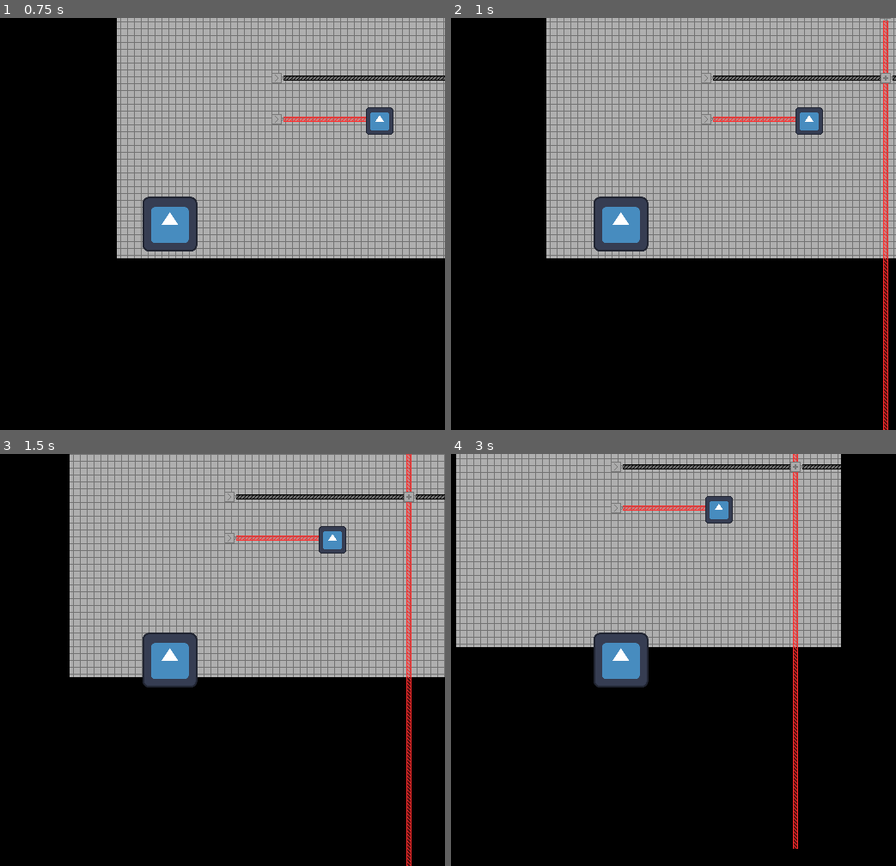
Above: before the commit, frames 1-4 (two rows, left to right).
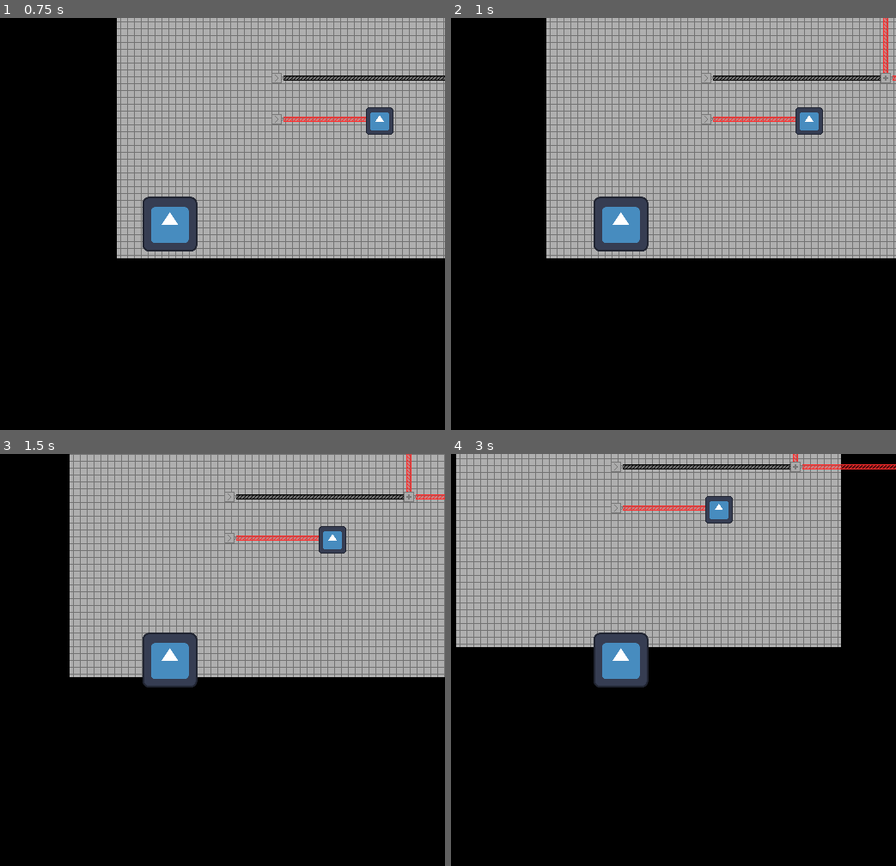
Above: after the commit, the same moments.

Repository: luminous-sky/Light-Puzzles
Game: Godot game, scene res://main/main.tscn
The game is run twice, just before and just after one commit, with the same random seed, the same clock (stepped at 60 frames per second) and the same inputs. The engine's default icon, where the game draws it, is replaced by a stand-in: a white triangle on a blue panel in a dark square.
Inputs:
- Up to frame 1 (0.75 s): tap Enter at 0.5 s; hold Right (right) from 0.53 s (still down)
- Up to frame 2 (1 s): keep holding Right (right)
- Up to frame 3 (1.5 s): release Right (right) at 1.28 s; hold Down (down) from 1.28 s (still down)
- Up to frame 4 (3 s): release Down (down) at 2.03 s; hold Right (right) 2.03-2.78 s; hold Up (up) from 2.78 s (still down)

Frame 1 is identical in both runs. In frame 2, 1.0% of the frame differs, in the area x 96-100%, y 0-100%; in frame 3, 1.1%; in frame 4, 1.3%, in the area x 76-100%, y 2-96%.

Commit message:
Fix RayCast2D rotation

Diff:
--- a/src/laser/laser_pointer.gd
+++ b/src/laser/laser_pointer.gd
@@ -18,7 +18,7 @@
 
 
 func _ready() -> void:
-	var raycast_target: Vector2 = max_length * global_transform.x
+	var raycast_target: Vector2 = max_length * $RayCast.target_position.normalized()
 	$RayCast.target_position = raycast_target
 
 	$LaserColor.color = color
--- a/src/main/main.tscn
+++ b/src/main/main.tscn
@@ -33,7 +33,7 @@
 color = 1
 
 [node name="LaserPointer3" parent="." unique_id=18811736 instance=ExtResource("4_c651c")]
-position = Vector2(395, -285)
+position = Vector2(395, -309)
 rotation = 1.5707964
 color = 1
 
